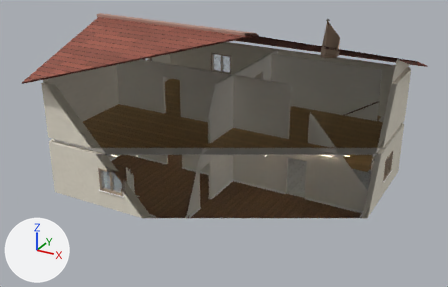
The glTF model models/villa.glb, before and after one commit.
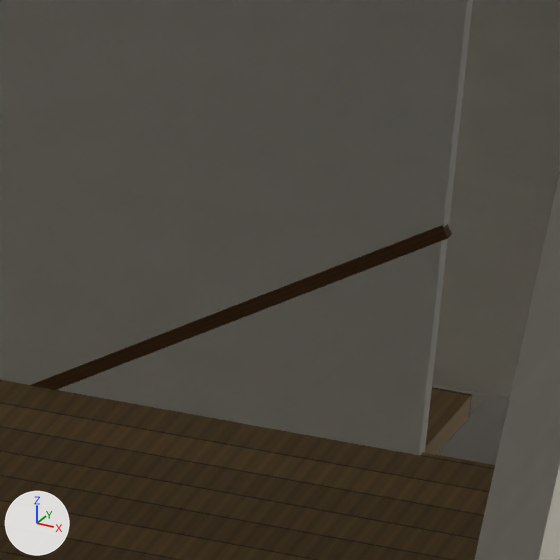
There are two pictures of each version: one whole from a 50 mm camera at (14.34, -27.02, 15.62) aimed at (-0.11, -0.74, 2.48), one close up on the part from 76% to 87% of the width and 28% to 45% of the height. The lights are fixed; the arrows at lower left show +X, +Y and +Z. The first two pictures are the older version. Everything nearer to the camera than a plane just in front of the edit is cut away. Vertices at exactly the same position are counted once.

In view in the first close-up: 'f2_stair_wall_seg0', 'handrail', 'stair17', 'u_floor_storage_a', 'u_slab_gate', 'u_wallE_seg0', 'u_wallN_seg3' and 1 more.
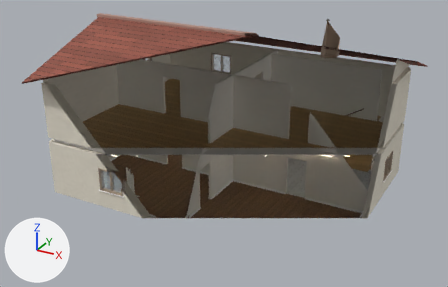
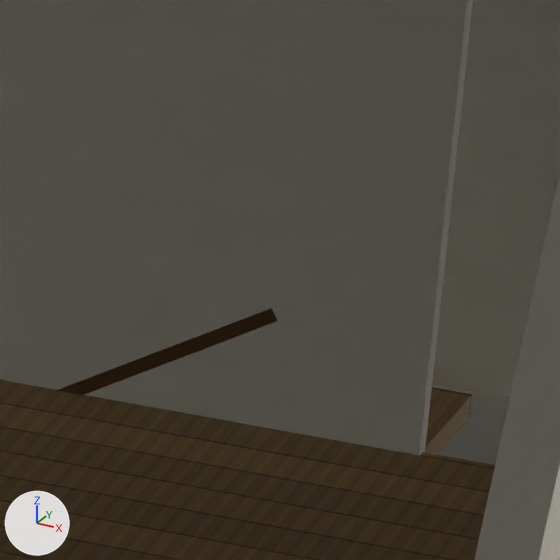
Where the newer file only moved an object's origin or applied its transform, the numbers keep the older frame.

Boxes [x1, y1, x2, y2] around the edits, measured in the close-ups (560 x 560 px):
'handrail', moved, rescaled: before [30, 224, 452, 390]; after [58, 308, 277, 395]

Edits to the bpy script that builds the scene:
```text
Change me_cube_544:
    used by ob_handrail; location = (3.85, 4.53, 2.72)
    remove me_cube_544.from_pydata(...)  # 56 vertices, 108 faces; spans x -2.63..2.63, y -0.04..0.04, z -1.6..1.6
    add me_cube_544.from_pydata(...)  # 56 vertices, 108 faces; spans x -2.19..2.19, y -0.04..0.04, z -1.33..1.33
    me_cube_544 part 1: the whole mesh is scaled about its middle by (0.833, 1, 0.825)
Change ob_handrail:
    ob_handrail.location: (3.85, 4.53, 2.72) -> (3.52, 4.53, 2.445)
```
